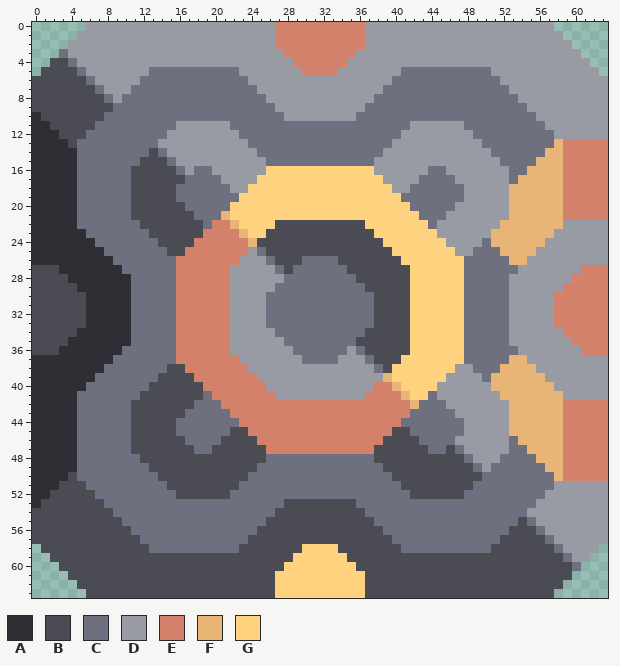
Two versions of one pixel-art file, assets/sprites/blocks/storage/receiver/component-receiver.aseprite. The picture above is the old version.
64x64 pixels, 1 frame.
Palette (. is transparent): A #2e2f34  B #4a4b53  C #6e7080  D #989aa4  E #d4816b  F #e9b577  G #fed27e
After:
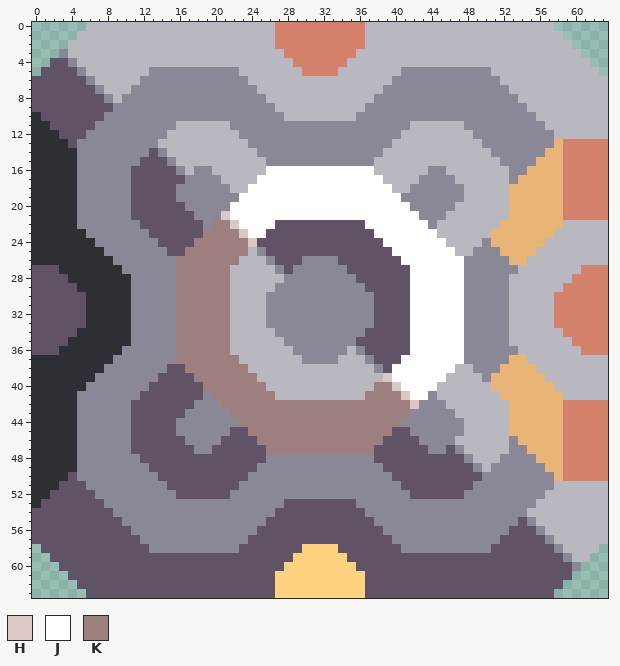
Colours new in this view: H #dcc6c6  J #ffffff  K #9d7f7f
What changed:
colour B: #4a4b53 -> #605365
colour C: #6e7080 -> #8a8897
colour D: #989aa4 -> #b9b8c0
Layer "top":
y 16: x 26..37 GGGGGGGGGGGG -> JJJJJJJJJJJJ
y 17: x 25..38 GGGGGGGGGGGGGG -> JJJJJJJJJJJJJJ
y 18: x 24..39 GGGGGGGGGGGGGGGG -> JJJJJJJJJJJJJJJJ
y 19: x 23..40 GGGGGGGGGGGGGGGGGG -> JJJJJJJJJJJJJJJJJJ
y 20: x 22..41 GGGGGGGGGGGGGGGGGGGG -> JJJJJJJJJJJJJJJJJJJJ
y 21: x 21..42 FGGGGGGGGGGGGGGGGGGGGG -> HJJJJJJJJJJJJJJJJJJJJJ
y 22: x 20..26 EEFGGGG -> KKHJJJJ; x 37..43 GGGGGGG -> JJJJJJJ
y 23: x 19..25 EEEEFGG -> KKKKHJJ; x 38..44 GGGGGGG -> JJJJJJJ
y 24: x 18..24 EEEEEEF -> KKKKKKH; x 39..45 GGGGGGG -> JJJJJJJ
y 25: x 17..23 EEEEEEE -> KKKKKKK; x 40..46 GGGGGGG -> JJJJJJJ
y 26: x 16..22 EEEEEEE -> KKKKKKK; x 41..47 GGGGGGG -> JJJJJJJ
y 27..36: x 16..21 EEEEEE -> KKKKKK; x 42..47 GGGGGG -> JJJJJJ
y 37: x 16..22 EEEEEEE -> KKKKKKK; x 41..47 GGGGGGG -> JJJJJJJ
y 38: x 17..23 EEEEEEE -> KKKKKKK; x 40..46 GGGGGGG -> JJJJJJJ
y 39: x 18..24 EEEEEEE -> KKKKKKK; x 39..45 FGGGGGG -> HJJJJJJ
y 40: x 19..25 EEEEEEE -> KKKKKKK; x 38..44 EEFGGGG -> KKHJJJJ
y 41: x 20..26 EEEEEEE -> KKKKKKK; x 37..43 EEEEFGG -> KKKKHJJ
y 42: x 21..42 EEEEEEEEEEEEEEEEEEEEEF -> KKKKKKKKKKKKKKKKKKKKKH
y 43: x 22..41 EEEEEEEEEEEEEEEEEEEE -> KKKKKKKKKKKKKKKKKKKK
y 44: x 23..40 EEEEEEEEEEEEEEEEEE -> KKKKKKKKKKKKKKKKKK
y 45: x 24..39 EEEEEEEEEEEEEEEE -> KKKKKKKKKKKKKKKK
y 46: x 25..38 EEEEEEEEEEEEEE -> KKKKKKKKKKKKKK
y 47: x 26..37 EEEEEEEEEEEE -> KKKKKKKKKKKK
Boxes around the changes in both pictures, in picture pixels (x1, y1, x2, y2):
changed: (32, 22, 608, 598)
